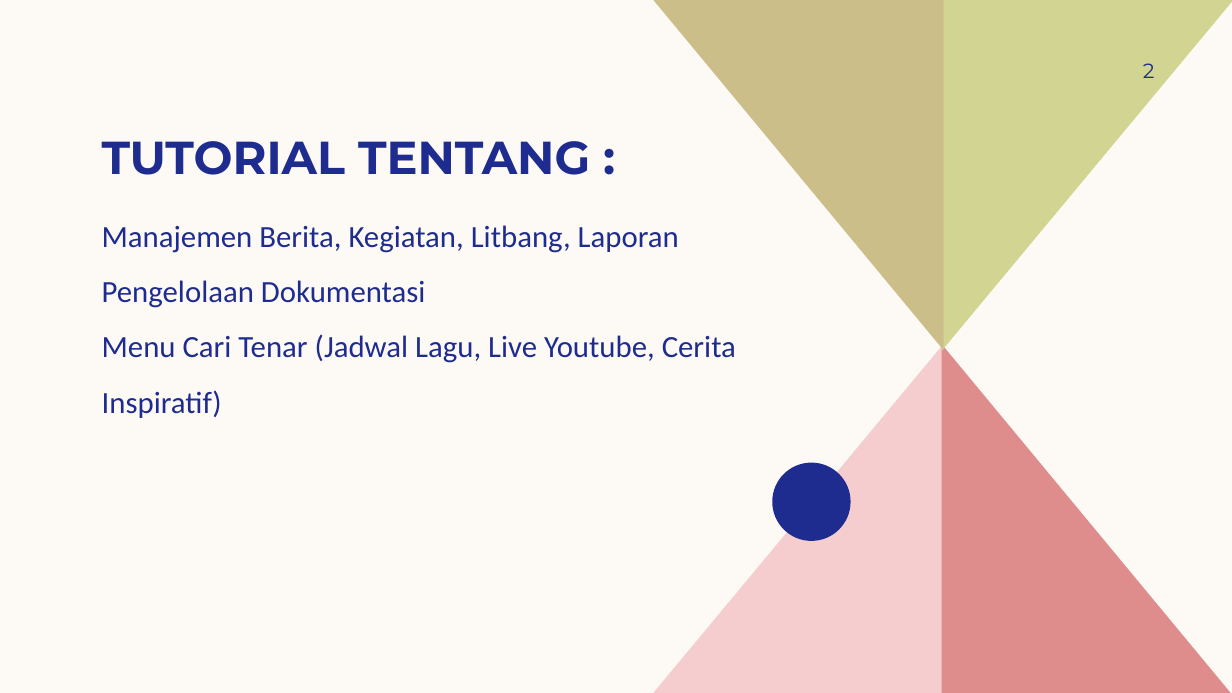
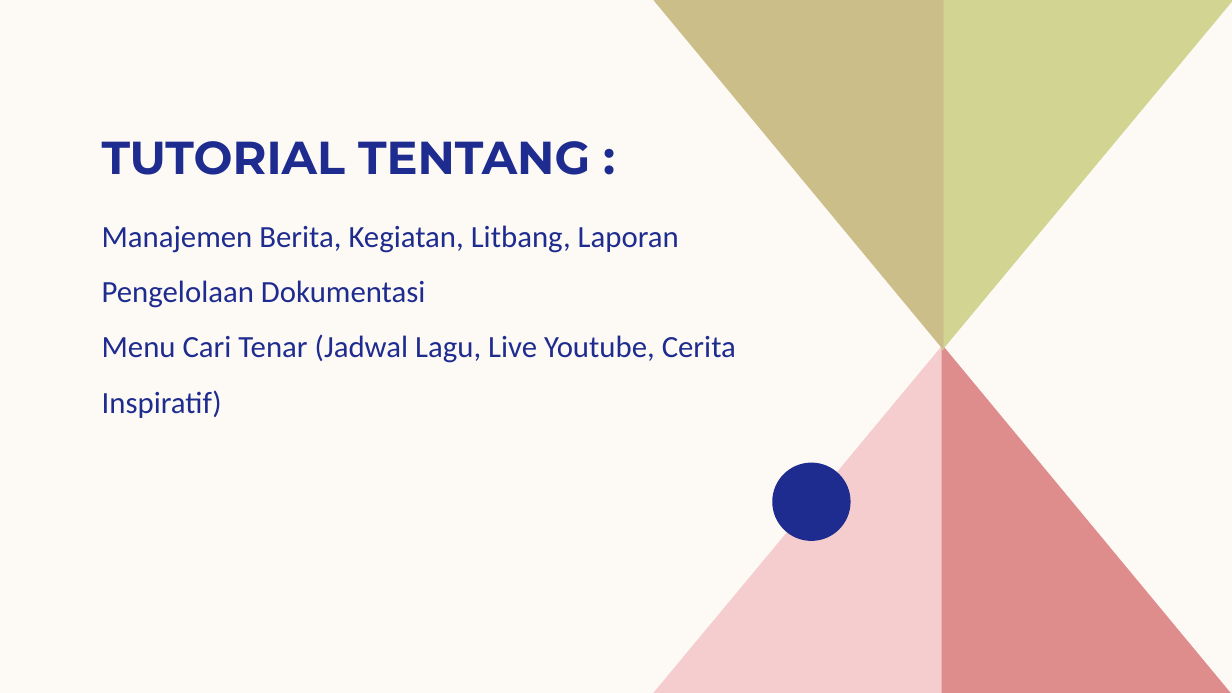
Before and after one commit to Dwi-Wahyu/komlekdam-hasanuddin-frontend, a slide deck: slide 2 of Tutorial Admin Page Hubdam14hsn.pptx. Drawn at 1232x693 pixels with LibreOffice and Linux fonts; fonts in the diff are those of the drawing. Boxes give left, top, right and bottom in pixels: in the first picture for what was removed or moved away, otherwise in the second. Text is boxed around its words. In the diff, an @@ line names an element or a change of style, - is before the commit and + after.

```diff
--- a/Tutorial Admin Page Hubdam14hsn.pptx
+++ b/Tutorial Admin Page Hubdam14hsn.pptx
@@ page number removed at <box>1143,63,1155,78</box> @@
-2
```
Also in this commit, not shown: 2 other slides changed, 19 slides added, 11 slides removed.
